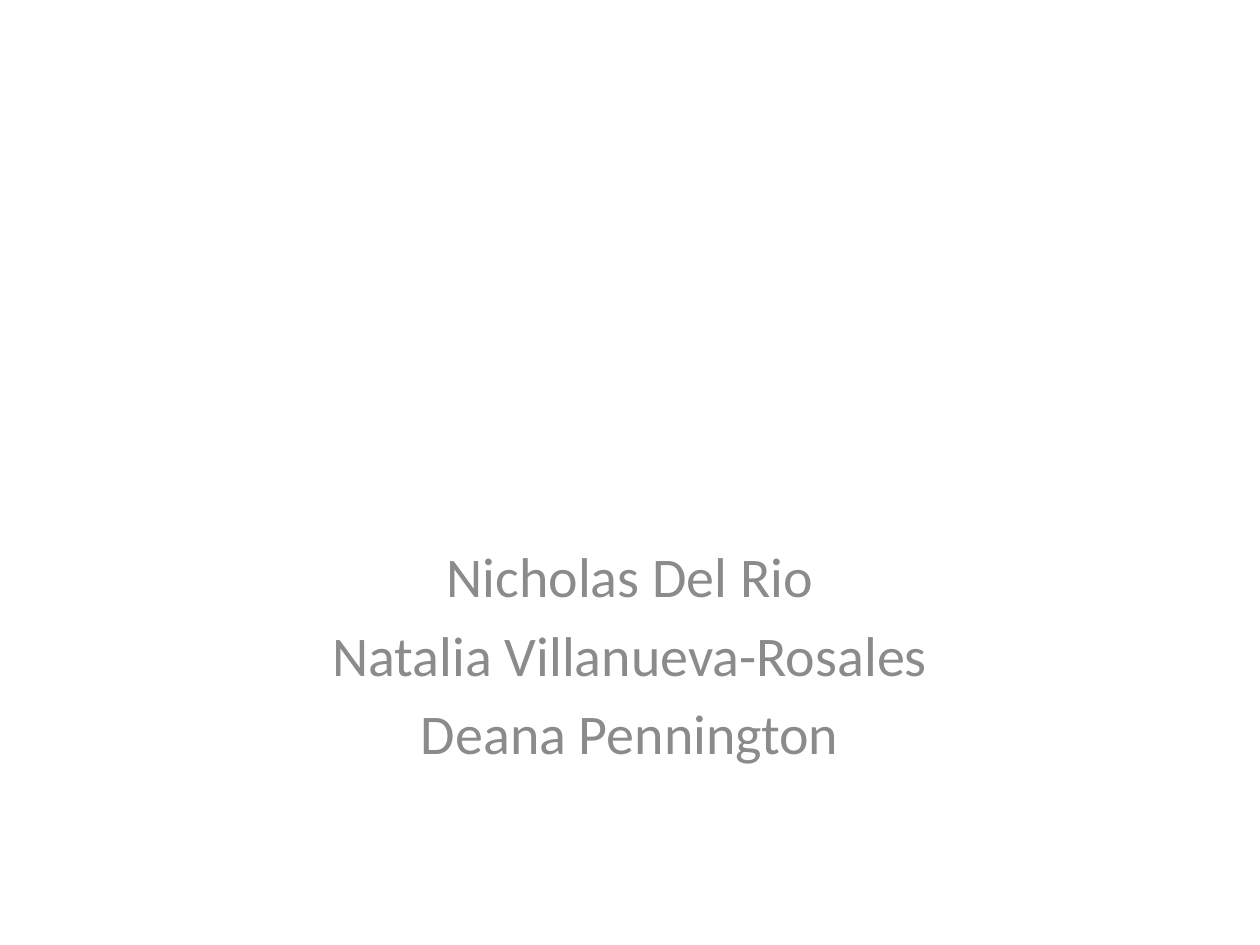
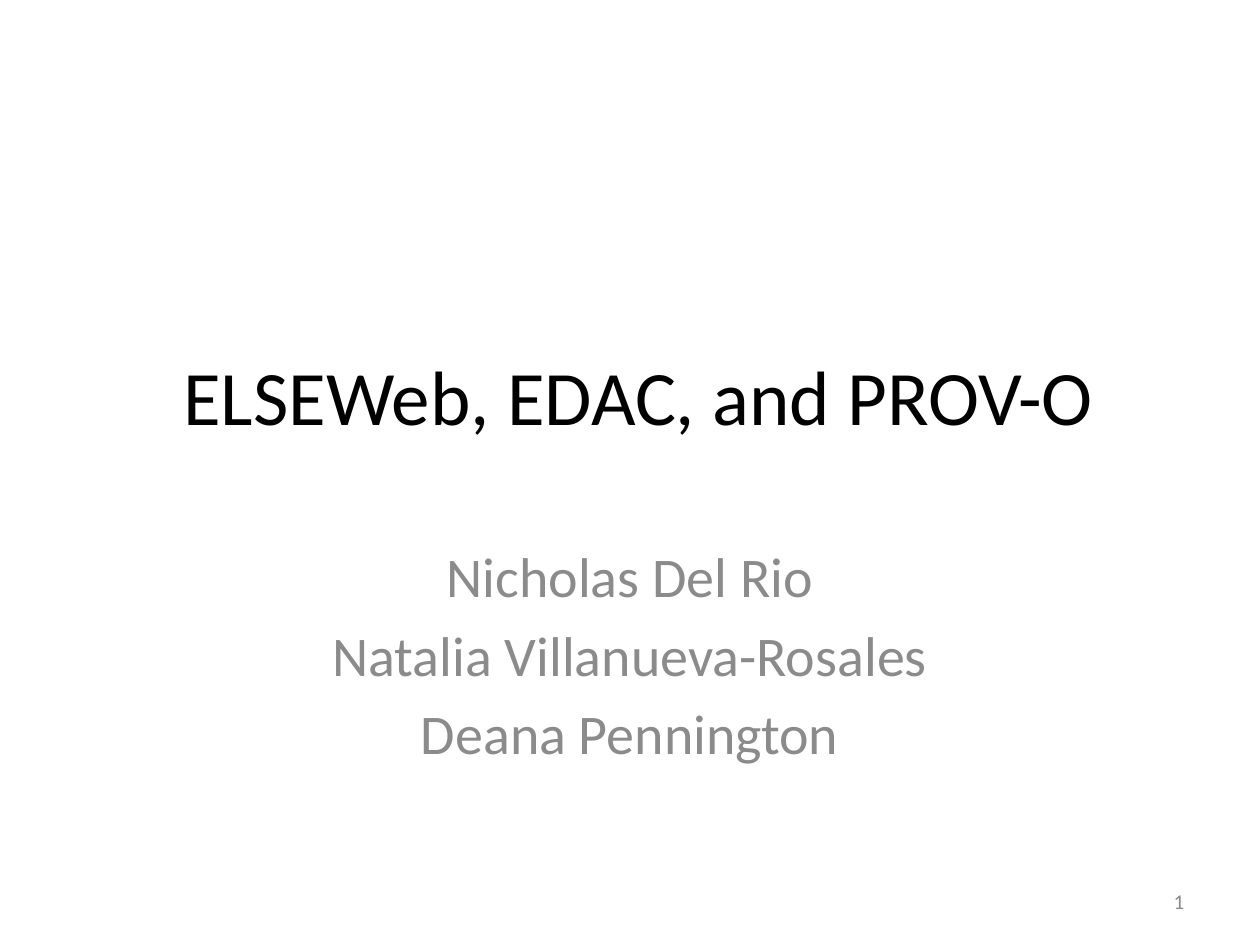
Before and after one commit to roomthily/ELSeWeb, a slide deck: slide 1 of documents/presentations/2013/ELSEweb-EDAC-PROV.pptx. Drawn at 1260x945 pixels with LibreOffice and Linux fonts; fonts in the diff are those of the drawing. Boxes give left, top, right and bottom in pixels: in the first picture for what was removed or moved away, otherwise in the second. Text is boxed around its words. In the diff, an @@ line names an element or a change of style, - is before the commit and + after.

```diff
--- a/documents/presentations/2013/ELSEweb-EDAC-PROV.pptx
+++ b/documents/presentations/2013/ELSEweb-EDAC-PROV.pptx
@@ title added at (183,371,1092,435), 44 pt, text #000000 @@
+ELSEWeb, EDAC, and PROV-O
@@ page number added at (1174,895,1185,909), 12 pt, text #8C8C8C @@
+1
```
Also in this commit, not shown: 5 other slides changed, 14 slides added, 1 slide removed, 7 other files.
